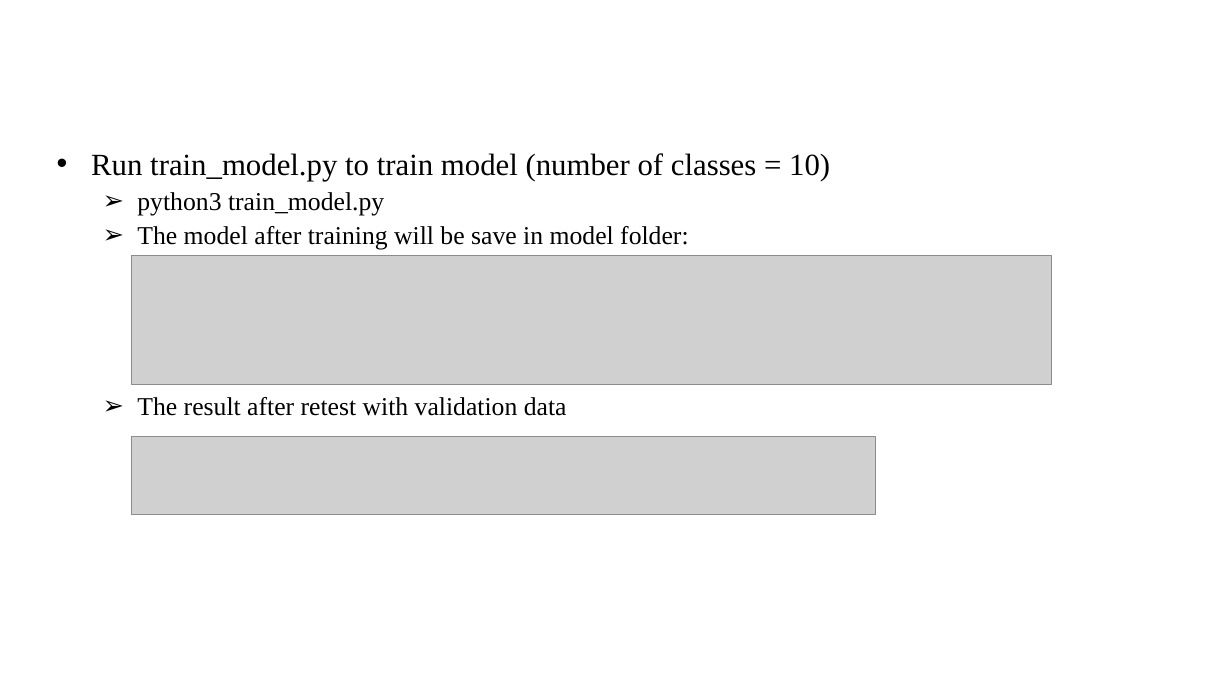
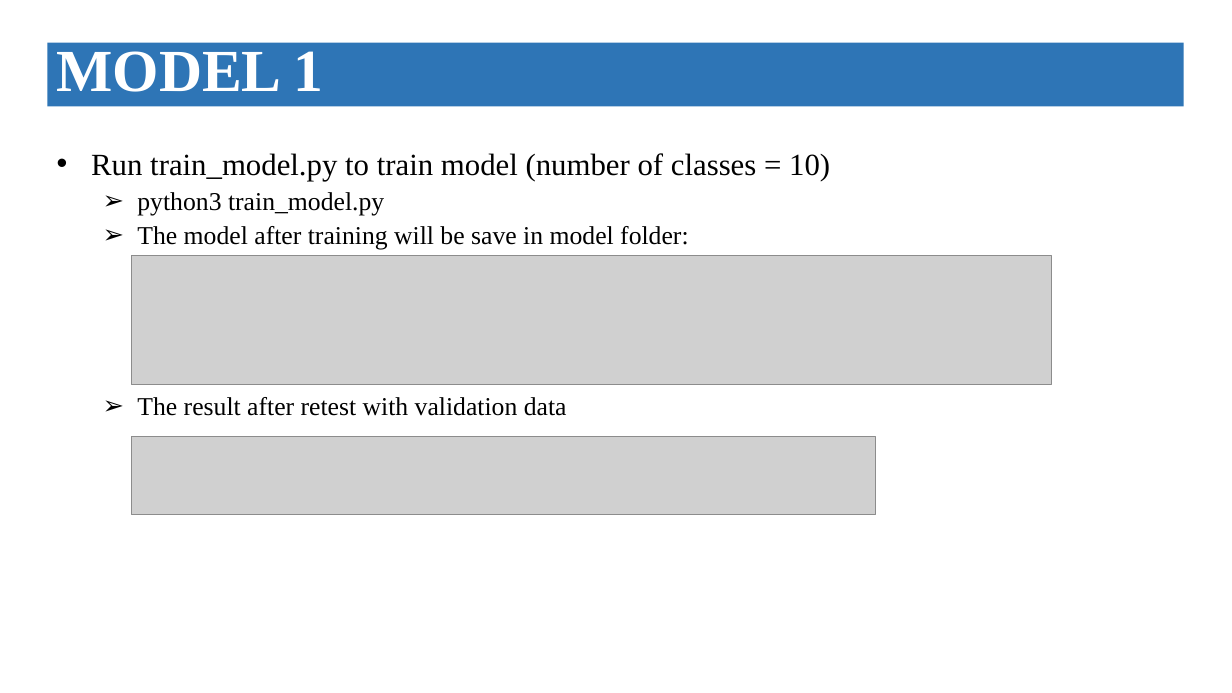
Before and after one commit to hoaquocphan/face_dectection, a slide deck: slide 5 of face_detection_report.pptx (slide 4 before the commit). Drawn at 1232x693 pixels with LibreOffice and Linux fonts; fonts in the diff are those of the drawing; grey boxes stand for pictures. Boxes give left, top, right and bottom in pixels: in the first picture for what was removed or moved away, otherwise in the second. Text is boxed around its words. In the diff, an @@ line names an element or a change of style, - is before the commit and + after.

Commit message:
add model with alexnet structure

```diff
--- a/face_detection_report.pptx
+++ b/face_detection_report.pptx
@@ rectangle added at (47,43,1184,106), fill #2E75B6, 46.5 pt, text #FFFFFF, bold @@
+MODEL 1
```
Also in this commit, not shown: 4 other slides changed, 3 slides added, 3 other files.
